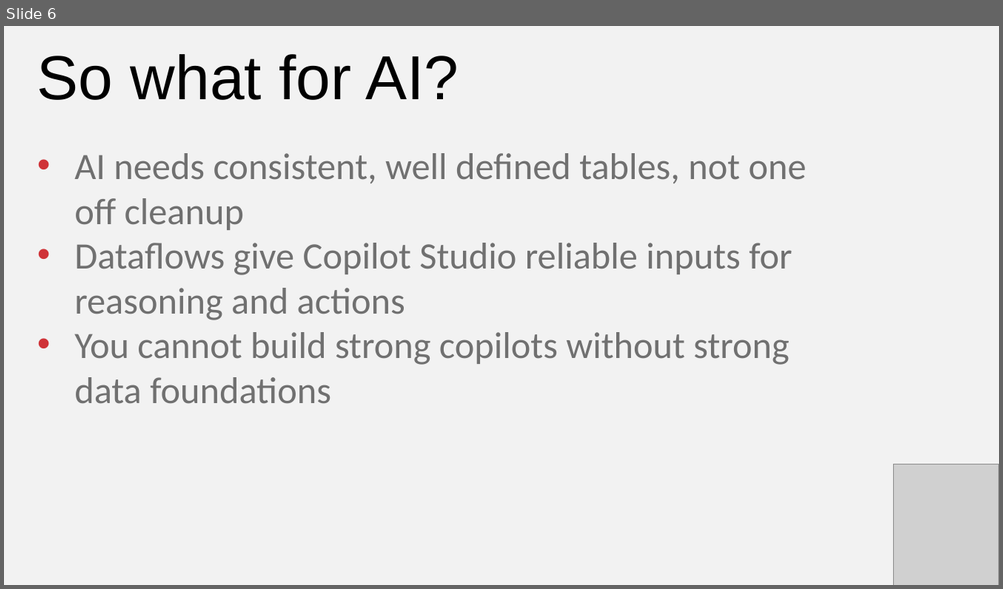
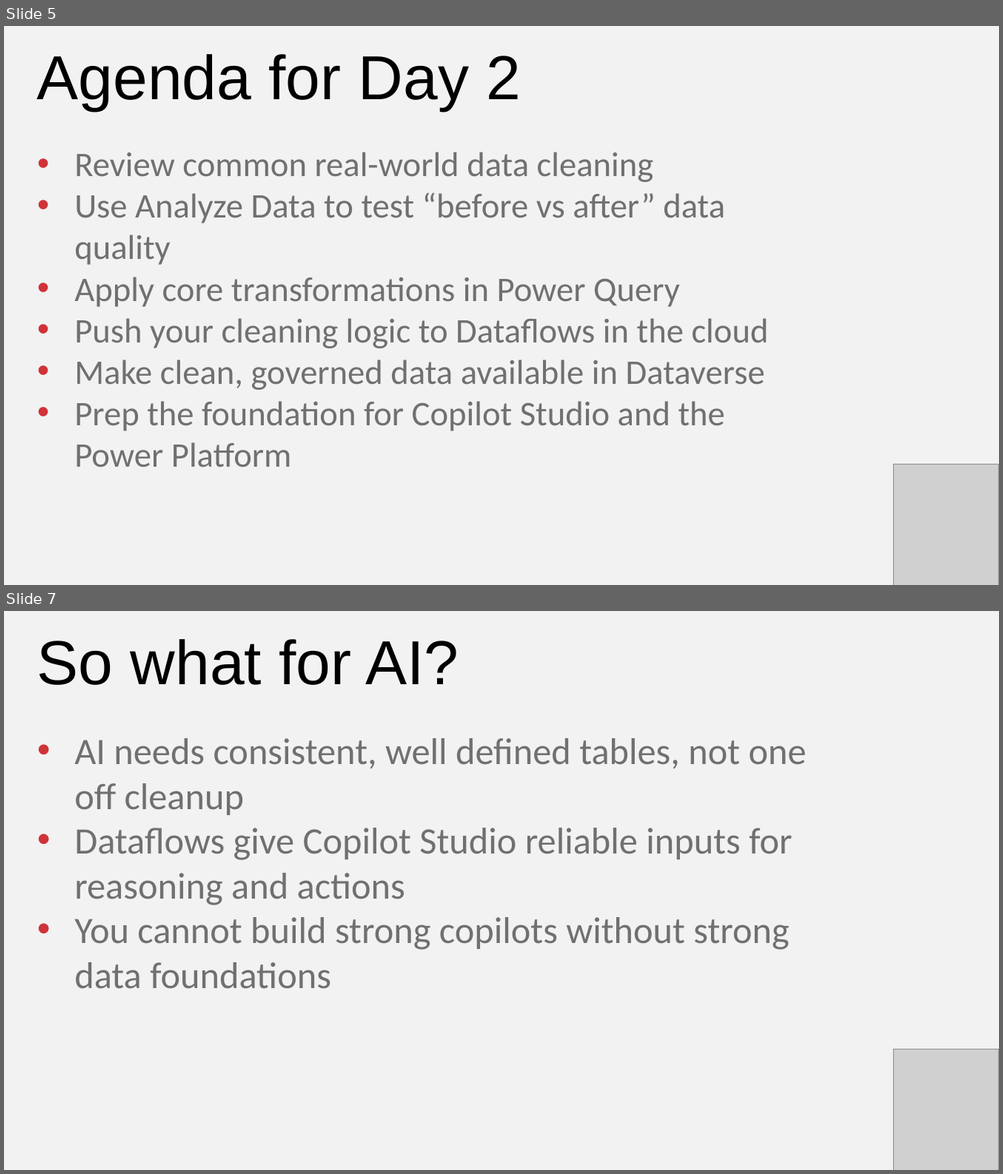
Before and after one commit to stringfestdata/ai-for-excel-in-a-week, a slide deck: day-2-power-query-and-dataflows/day-2-power-query-dataflows.pptx. Shown one above the other, each under a label of ours: slide 6 before the commit, slides 5 and 7 after it; the slides between them are not shown. The pictures are 1003x589 and 1003x1174 pixels, drawn with LibreOffice and Linux fonts; fonts in the diff are those of the drawing; grey boxes stand for pictures. Boxes give left, top, right and bottom in pixels: in the first picture for what was removed or moved away, otherwise in the second. Text is boxed around its words. In the diff, an @@ line names an element or a change of style, - is before the commit and + after.

```diff
--- a/day-2-power-query-and-dataflows/day-2-power-query-dataflows.pptx
+++ b/day-2-power-query-and-dataflows/day-2-power-query-dataflows.pptx
@@ slide 5 added at [4, 26, 999, 585], background #F2F2F2 @@
@@ text added at [37, 54, 521, 111], 90 pt, text #000000 @@
+Agenda for Day 2
@@ text added at [74, 152, 768, 468], 50 pt, text #707070 @@
+• Review common real-world data cleaning
+• Use Analyze Data to test “before vs after” data quality
+• Apply core transformations in Power Query
+• Push your cleaning logic to Dataflows in the cloud
+• Make clean, governed data available in Dataverse
+• Prep the foundation for Copilot Studio and the Power Platform
@@ picture added at [893, 464, 998, 585] @@
@@ what was slide 6 is now slide 7 @@
```
Also in this commit, not shown: 3 slides changed, 40 other files.
